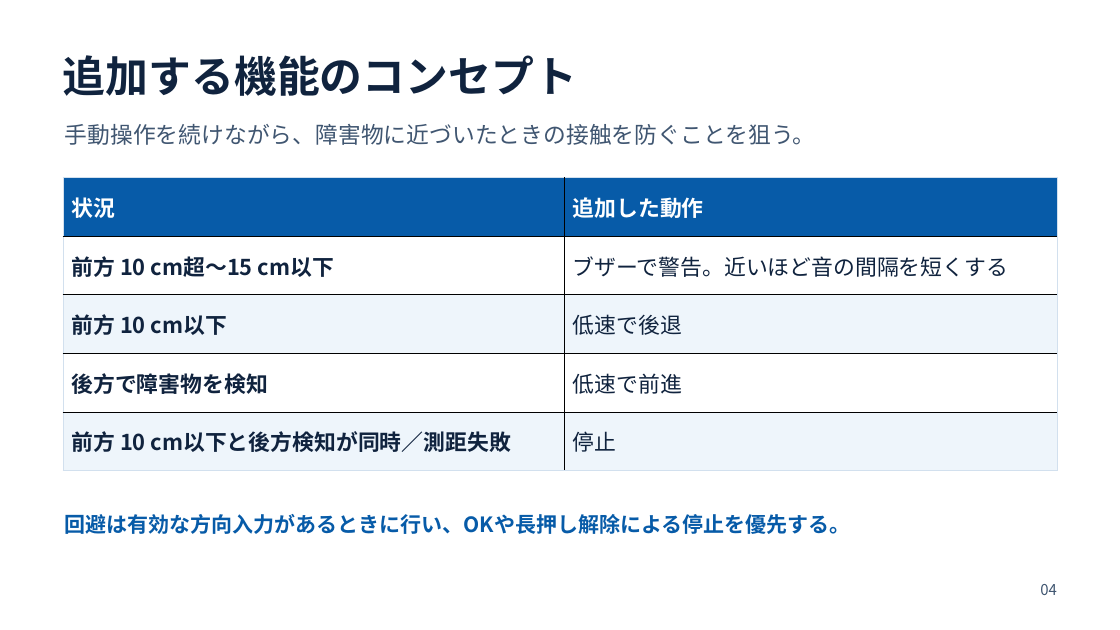
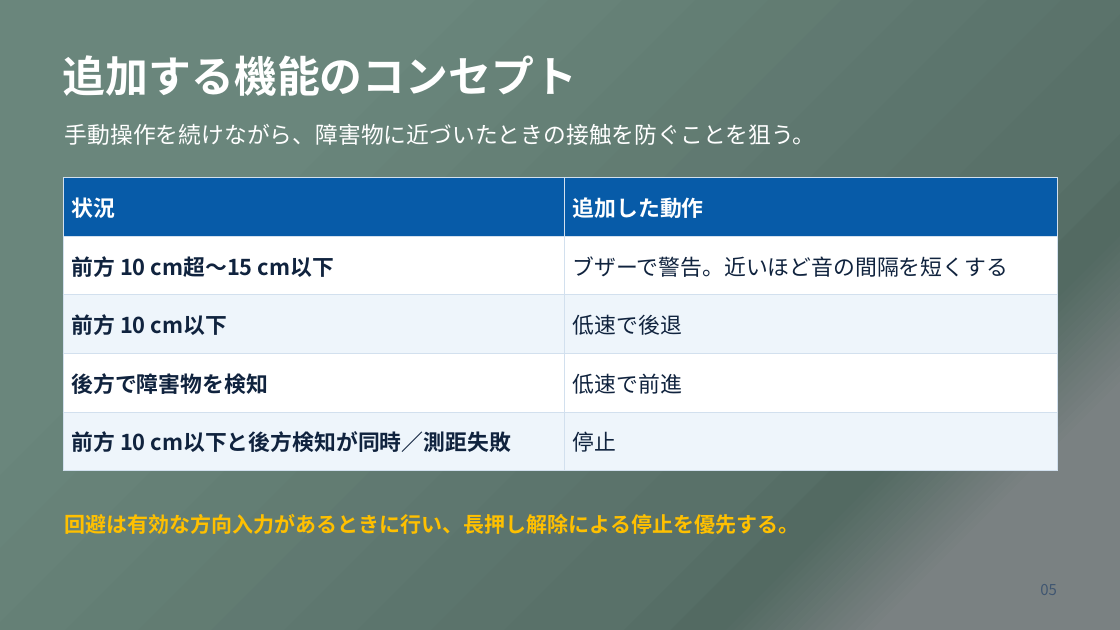
Before and after one commit to aaa1550/-, a slide deck: slide 5 of docs/files/OSOYOO_robot_car_presentation.pptx (slide 4 before the commit). Drawn at 1120x630 pixels with LibreOffice and Linux fonts; fonts in the diff are those of the drawing. Boxes give left, top, right and bottom in pixels: in the first picture for what was removed or moved away, otherwise in the second. Text is boxed around its words. In the diff, an @@ line names an element or a change of style, - is before the commit and + after.

Commit message:
Add theme, purpose and development challenge to latest presentation

```diff
--- a/docs/files/OSOYOO_robot_car_presentation.pptx
+++ b/docs/files/OSOYOO_robot_car_presentation.pptx
@@ background #FFFFFF to gradient #6A867C to #597169 to #536A62 to #7A8182 @@
@@ text "追加する機能のコンセプト" at bbox=[63, 55, 577, 96]: text colour #10233E to #FFFFFF @@
@@ text "手動操作を続けながら、障害物に近づいたときの接触を防ぐことを狙う。" at bbox=[65, 124, 816, 145]: text colour #405671 to #FFFFFF @@
@@ table at bbox=[63, 177, 1057, 471] @@
@@ borders changed @@
@@ text at bbox=[65, 514, 799, 534]: text changed; text colour #075BA8 to #FFC000 @@
-回避は有効な方向入力があるときに行い、OKや長押し解除による停止を優先する。
+回避は有効な方向入力があるときに行い、長押し解除による停止を優先する。
@@ text at bbox=[1040, 584, 1057, 595]: text changed @@
-04
+05
```
Also in this commit, not shown: 7 other slides changed, 2 slides added, 1 slide removed, 4 other files.
